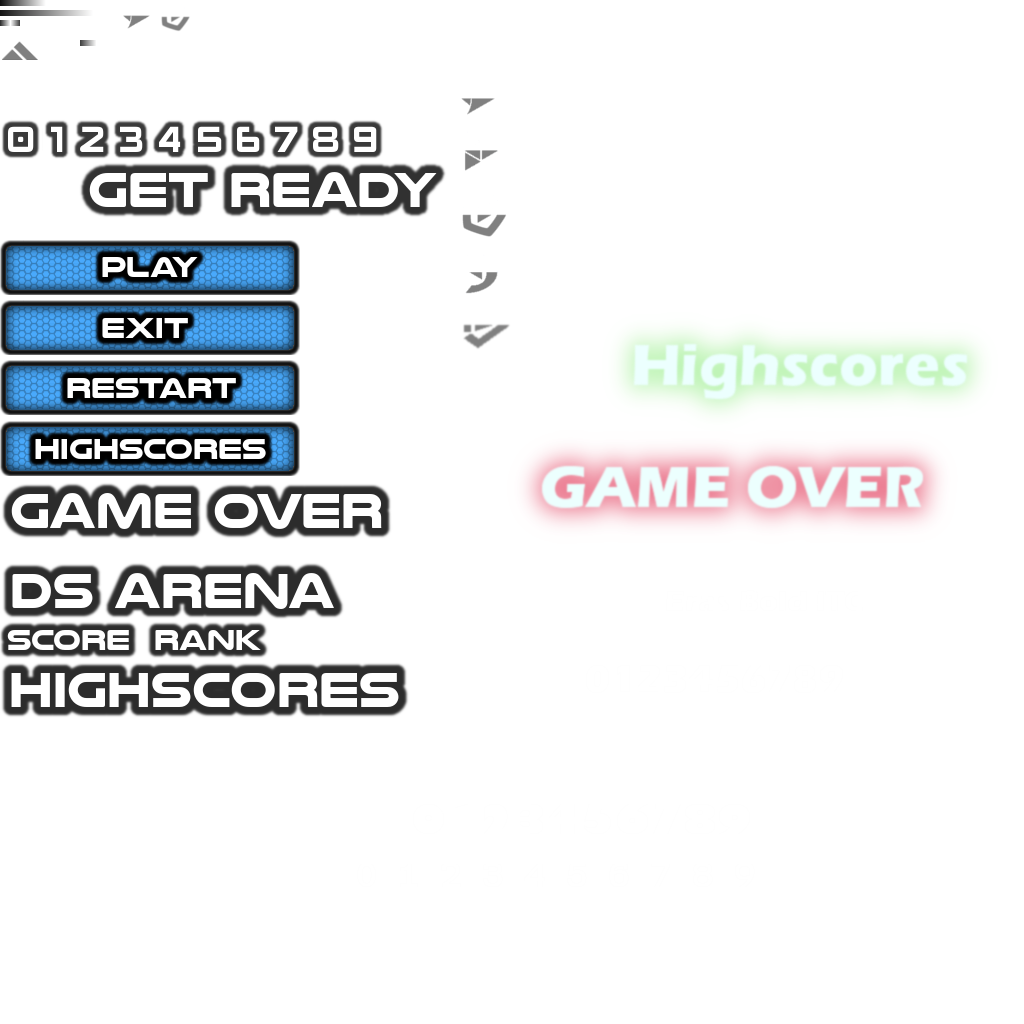
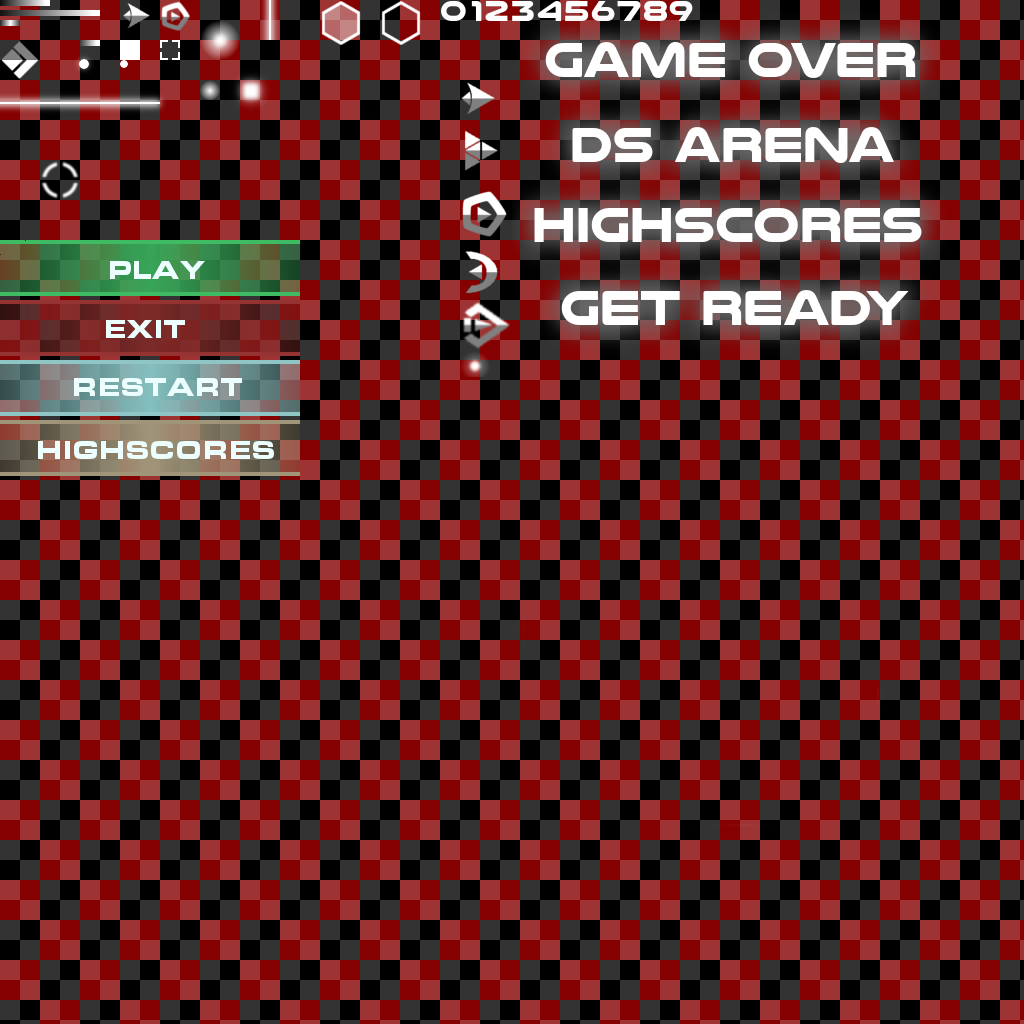
Layers edited between the first and the second 1024×1024 image:
renamed "Ebene #1" to "Ebene #12", painted on it over [38,248,274,460]
removed layer "0 1 2 3 4 5 6 7 8 9" over [357,864,755,887]
removed layer "0123456789" over [413,804,750,834]
removed layer "0123456789 #1" over [586,665,843,693]
removed layer "Eras Bold ITC" over [666,590,863,611]
removed layer "Ebene #9" over [540,464,925,510]
removed layer "Highscores" over [632,342,969,401]
removed layer "Alien Glow #1" (was 40%) over [598,308,1002,435]
removed layer "Alien Glow" (was 70%) over [507,430,958,544]
removed layer "Ebene #6" over [0,662,410,718]
removed layer "Ebene #5" over [26,430,275,468]
renamed "Ebene #2" to "Ebene #10", painted on it over [0,240,300,476]
hid "Ebene", painted on it over [0,480,345,620]
removed layer "Ebene #4" over [0,621,270,659]
painted on "Ebene #24" over [0,1,956,663]
showed "Ebene #17" over [0,0,1024,1024]
